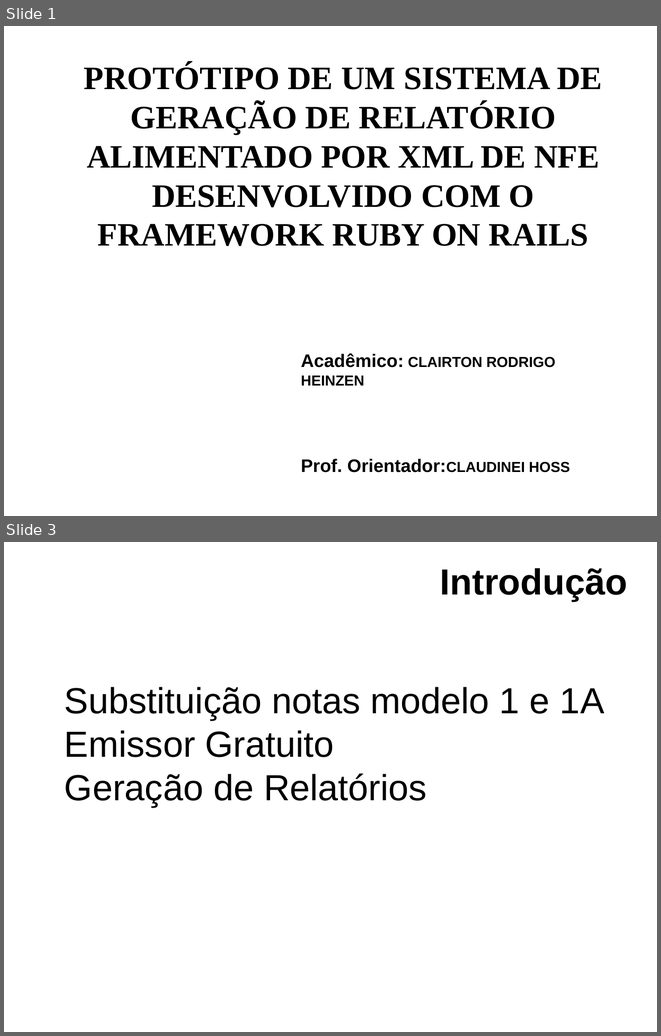
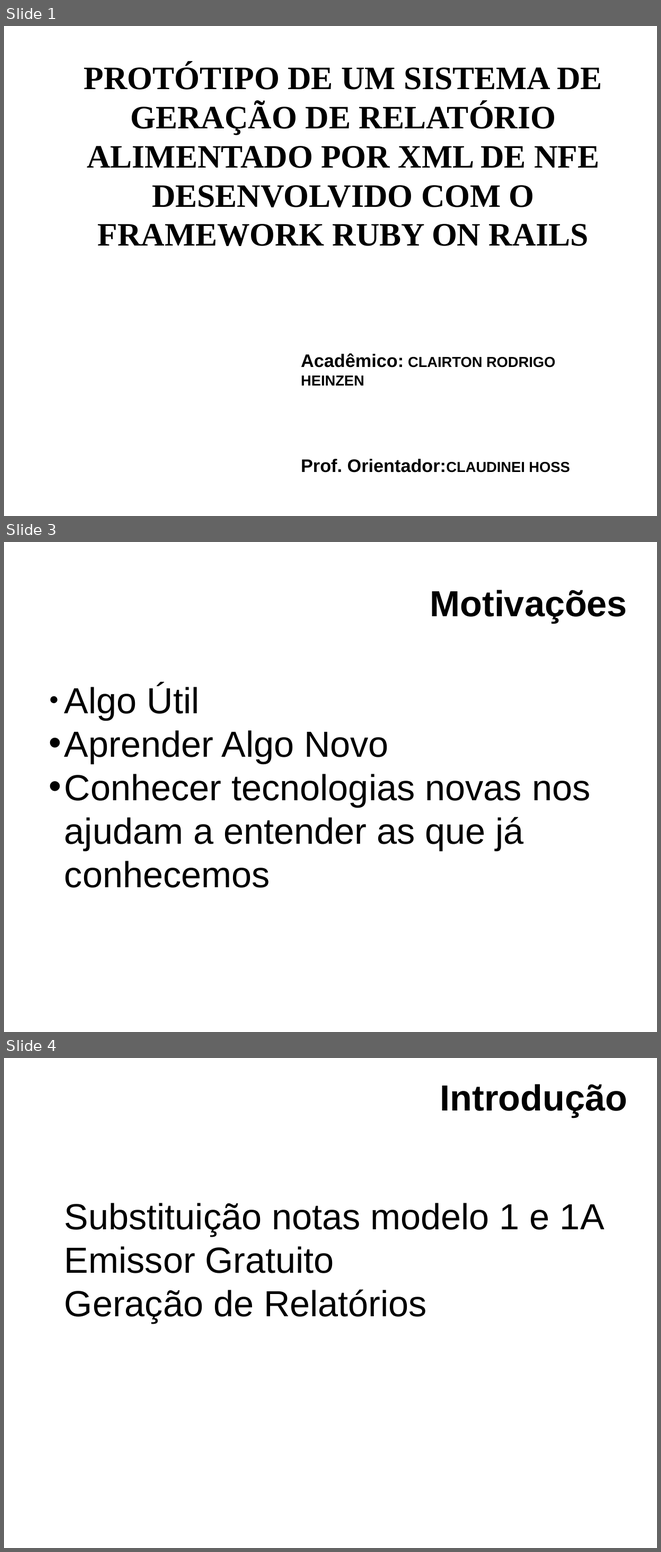
Before and after one commit to clairton/crh, a slide deck: slides.odp. Shown one above the other, each under a label of ours: slides 1 and 3 before the commit, slides 1, 3 and 4 after it; the slides between them are not shown. The pictures are 661x1036 and 661x1552 pixels, drawn with LibreOffice and Linux fonts; fonts in the diff are those of the drawing; background and template pictures are left out. Boxes give left, top, right and bottom in pixels: in the first picture for what was removed or moved away, otherwise in the second. Text is boxed around its words. In the diff, an @@ line names an element or a change of style, - is before the commit and + after.

```diff
--- a/slides.odp
+++ b/slides.odp
@@ slide 3 added at box(4, 542, 657, 1032), background picture (left out) @@
@@ title added at box(430, 590, 627, 623), 40 pt, text #000000, bold @@
+Motivações
@@ text added at box(64, 684, 590, 888), 40 pt, text #000000 @@
+● Algo Útil
+• Aprender Algo Novo
+• Conhecer tecnologias novas nos ajudam a entender as que já conhecemos
@@ what was slide 3 is now slide 4 @@
```
Also in this commit, not shown: 3 slides changed.
